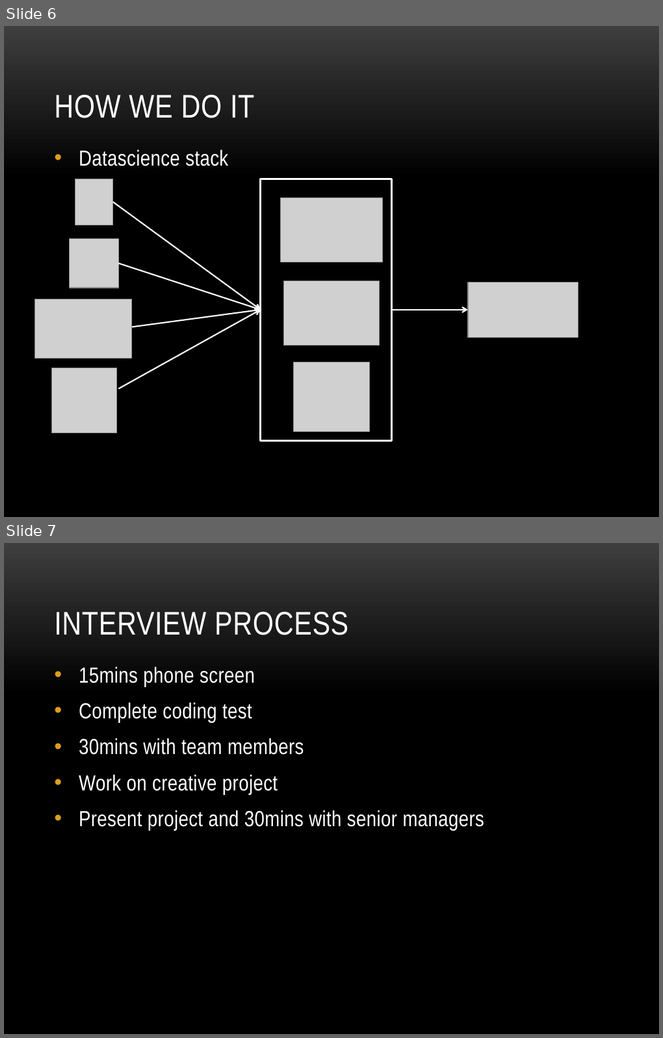
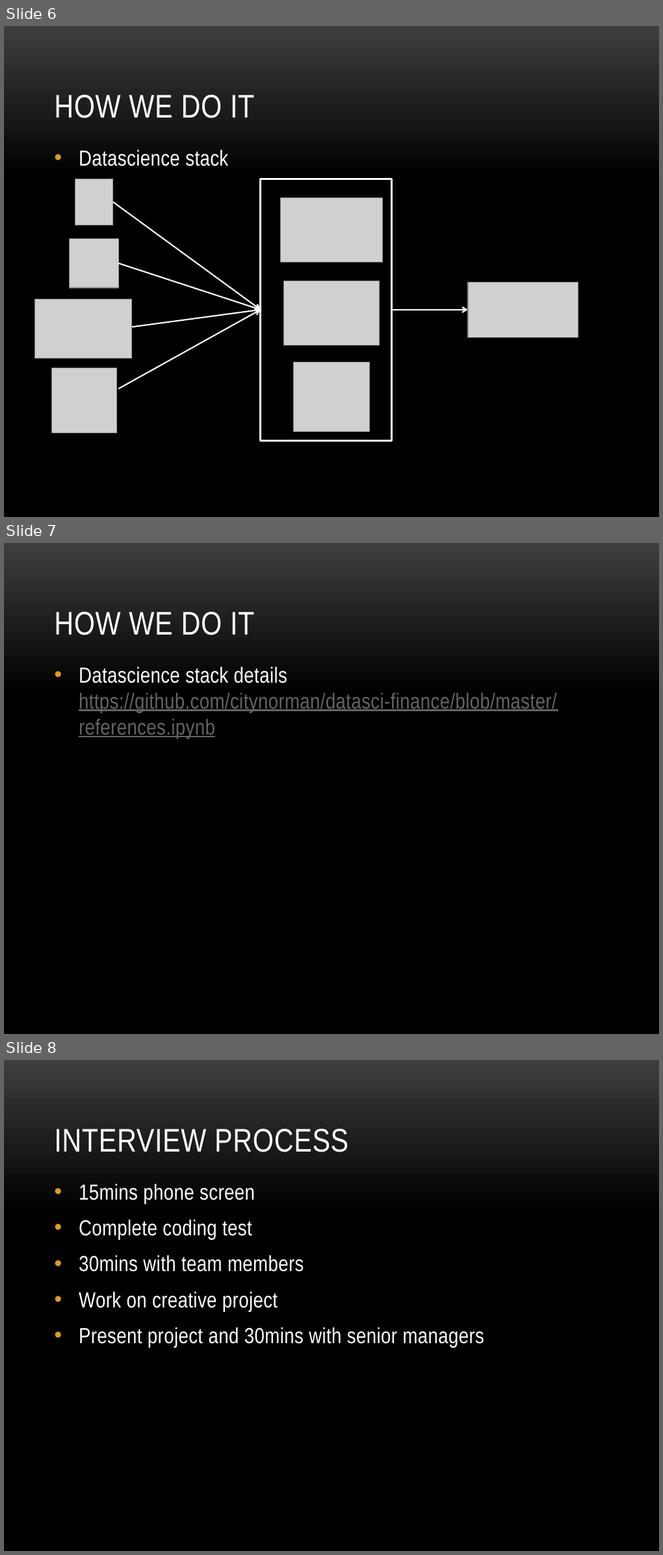
Before and after one commit to coryang/datasci-finance, a slide deck: Datasci finance UBS 2016.09.12.pptx. Shown one above the other, each under a label of ours: slides 6 and 7 before the commit, slides 6, 7 and 8 after it. The pictures are 663x1038 and 663x1555 pixels, drawn with LibreOffice and Linux fonts; fonts in the diff are those of the drawing; grey boxes stand for pictures; background and template pictures are left out. Boxes give left, top, right and bottom in pixels: in the first picture for what was removed or moved away, otherwise in the second. Text is boxed around its words. In the diff, an @@ line names an element or a change of style, - is before the commit and + after.

```diff
--- a/Datasci finance UBS 2016.09.12.pptx
+++ b/Datasci finance UBS 2016.09.12.pptx
@@ slide 7 added at [4,543,659,1034], background picture (left out) @@
@@ title added at [54,611,254,635], 36 pt, text #FFFFFF @@
+HOW WE DO IT
@@ text added at [79,667,557,739], 24 pt, text #646464, underline @@
+• Datascience stack details
+  https://github.com/citynorman/datasci-finance/blob/master/references.ipynb
@@ what was slide 7 is now slide 8 @@
```
Also in this commit, not shown: 4 slides changed, 1 other slide added, 1 slide removed, 1 other file.
